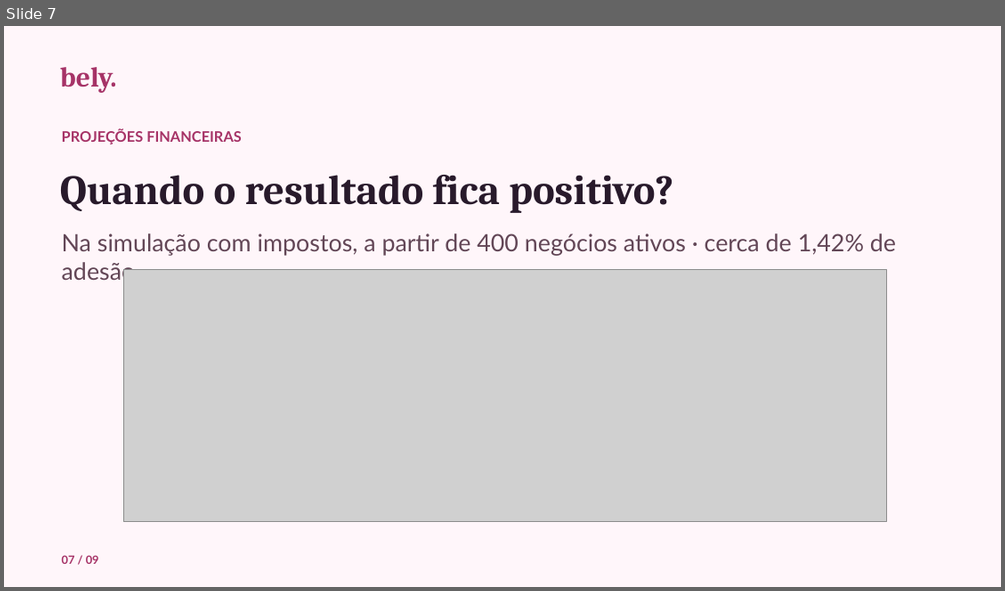
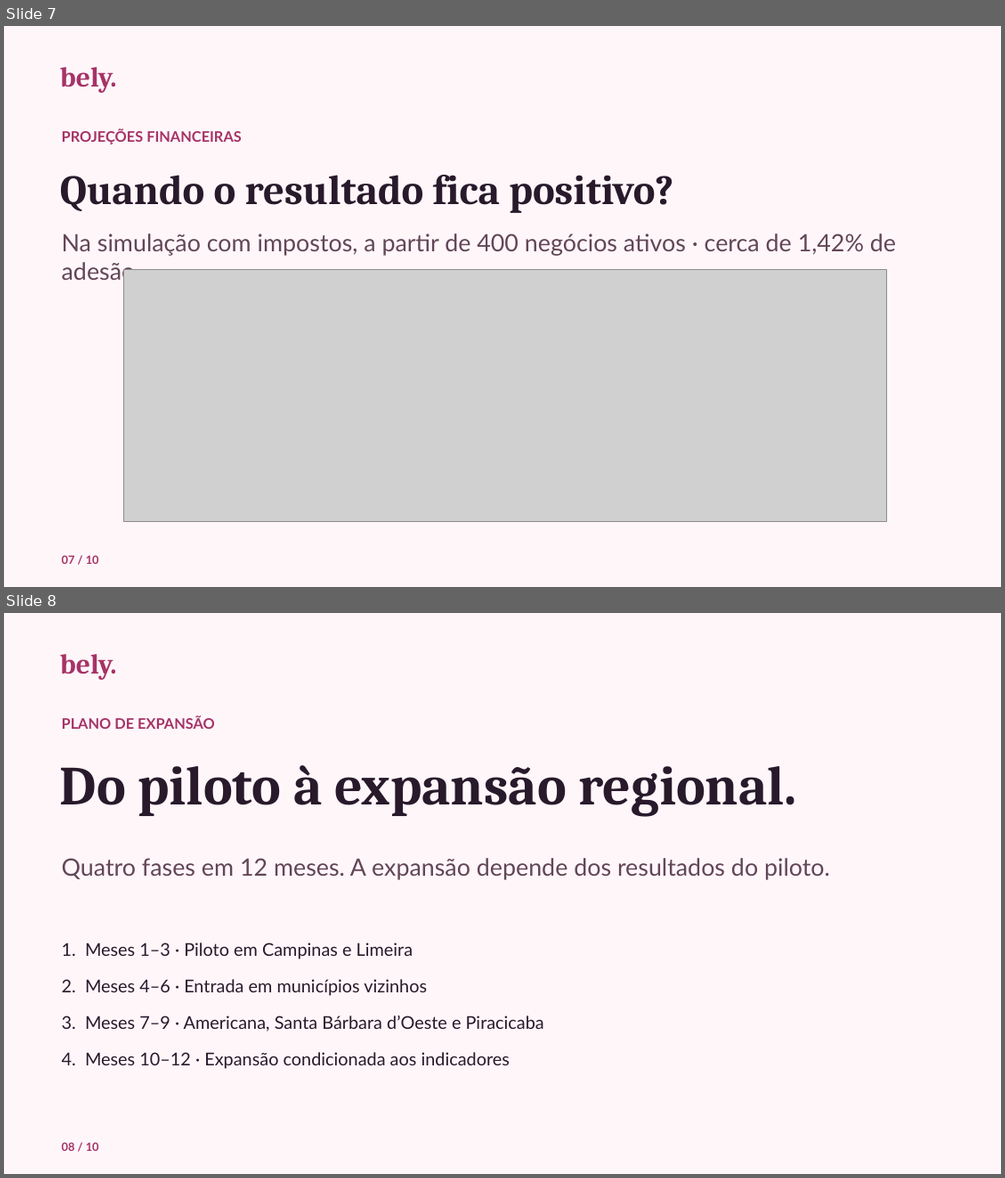
Before and after one commit to camilalordelo1/bely, a slide deck: bely-pitch.pptx. Shown one above the other, each under a label of ours: slide 7 before the commit, slides 7 and 8 after it. The pictures are 1005x591 and 1005x1178 pixels, drawn with LibreOffice and Linux fonts; fonts in the diff are those of the drawing; grey boxes stand for pictures. Boxes give left, top, right and bottom in pixels: in the first picture for what was removed or moved away, otherwise in the second. Text is boxed around its words. In the diff, an @@ line names an element or a change of style, - is before the commit and + after.

```diff
--- a/bely-pitch.pptx
+++ b/bely-pitch.pptx
@@ slide 8 added at [4,613,1001,1174], background #FFF6FA @@
@@ text added at [60,654,117,680], 27 pt, text #A63367, bold @@
+bely.
@@ text added at [62,716,215,729], 14 pt, text #A63367, bold @@
+PLANO DE EXPANSÃO
@@ text added at [60,765,797,817], 53 pt, text #281A2B, bold @@
+Do piloto à expansão regional.
@@ text added at [62,858,830,880], 23 pt, text #624656 @@
+Quatro fases em 12 meses. A expansão depende dos resultados do piloto.
@@ text added at [62,942,413,959], 17 pt, text #281A2B @@
+1. Meses 1–3 · Piloto em Campinas e Limeira
@@ text added at [62,979,427,996], 17 pt, text #281A2B @@
+2. Meses 4–6 · Entrada em municípios vizinhos
@@ text added at [62,1015,544,1031], 17 pt, text #281A2B @@
+3. Meses 7–9 · Americana, Santa Bárbara d’Oeste e Piracicaba
@@ text added at [62,1052,510,1069], 17 pt, text #281A2B @@
+4. Meses 10–12 · Expansão condicionada aos indicadores
@@ text added at [62,1142,99,1151], 11 pt, text #A63367, bold @@
+08 / 10
@@ slide 7 changed as well @@
@@ text at [62,555,99,564]: text changed @@
-07 / 09
+07 / 10
```
Also in this commit, not shown: 8 other slides changed, 2 other files.
